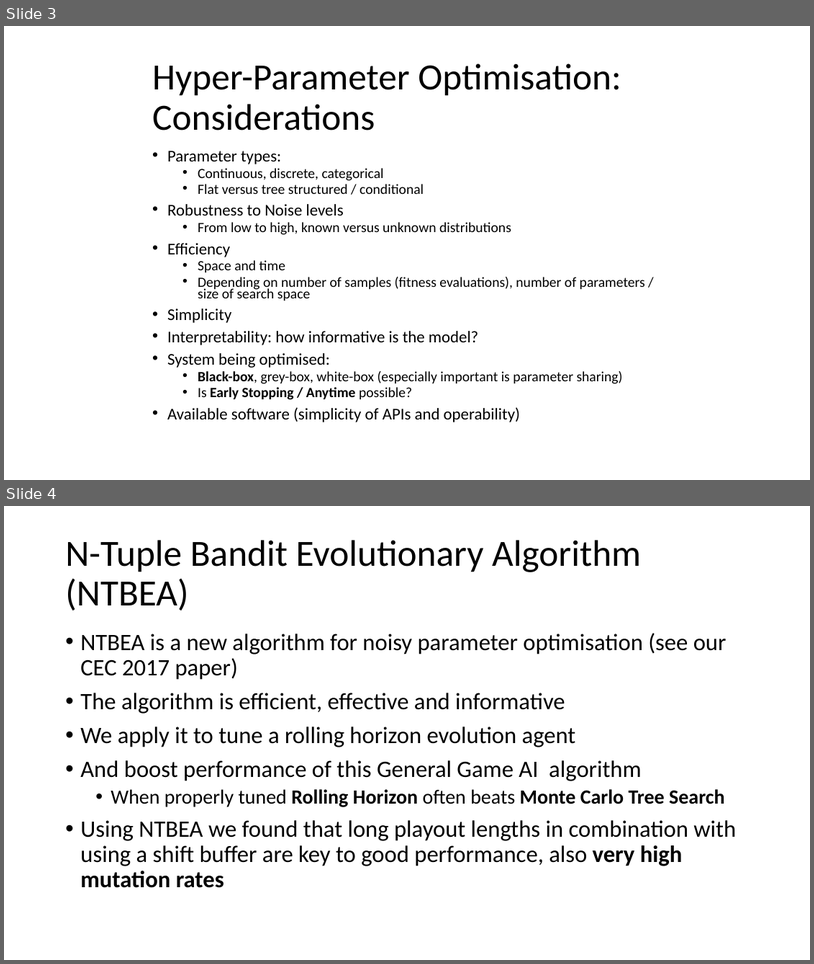
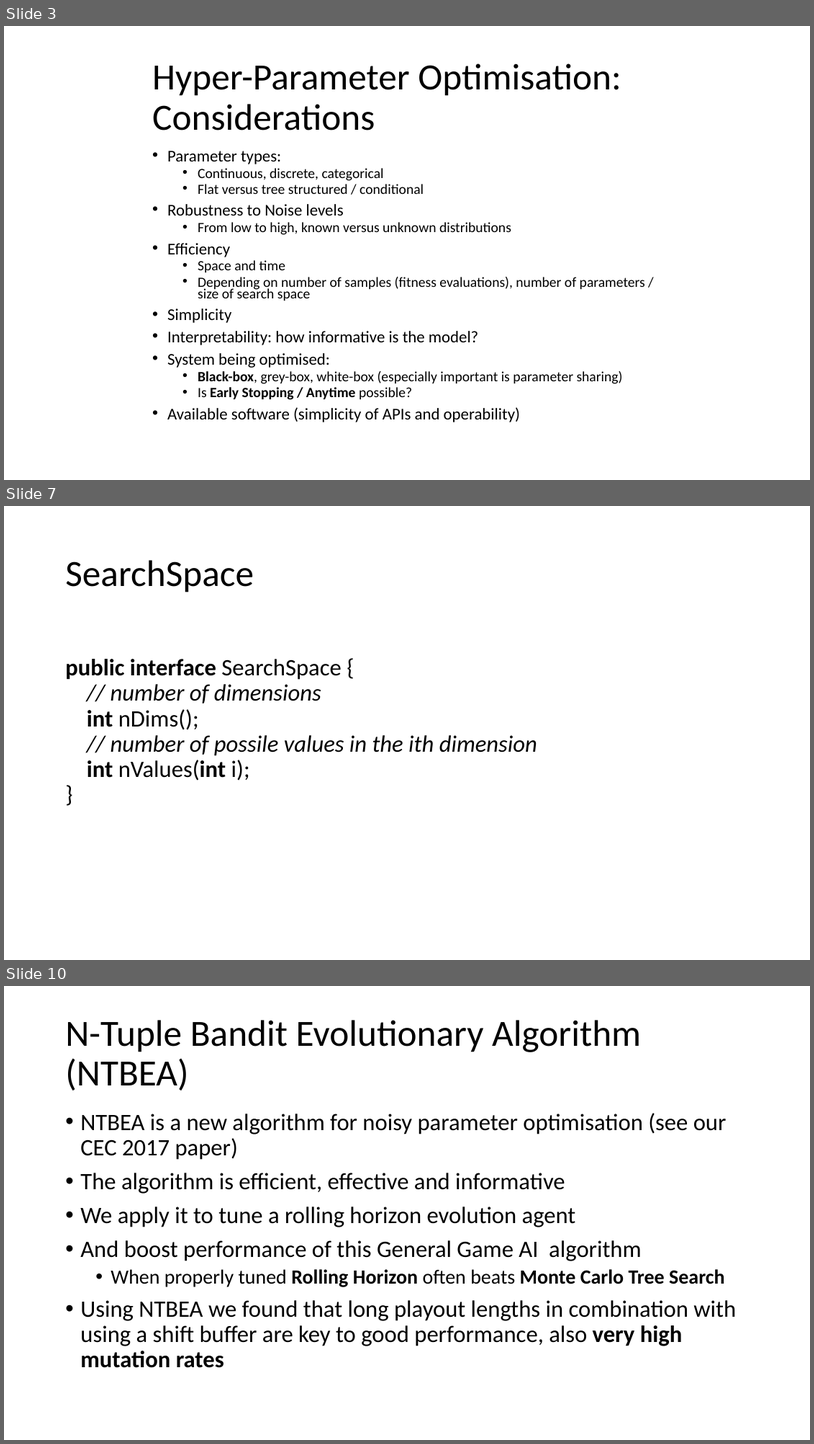
Before and after one commit to GAIGResearch/AIGD2, a slide deck: lectures/NTBEA 2019.pptx. Shown one above the other, each under a label of ours: slides 3 and 4 before the commit, slides 3, 7 and 10 after it; the slides between them are not shown. The pictures are 814x964 and 814x1444 pixels, drawn with LibreOffice and Linux fonts; fonts in the diff are those of the drawing. Boxes give left, top, right and bottom in pixels: in the first picture for what was removed or moved away, otherwise in the second. Text is boxed around its words. In the diff, an @@ line names an element or a change of style, - is before the commit and + after.

```diff
--- a/lectures/NTBEA 2019.pptx
+++ b/lectures/NTBEA 2019.pptx
@@ slide 7 added at (4, 506, 810, 960), background #FFFFFF @@
@@ title added at (65, 560, 254, 592), 44 pt, text #000000 @@
+SearchSpace
@@ text added at (65, 659, 538, 780), 28 pt, text #000000, italic @@
+public interface SearchSpace {
+// number of dimensions
+int nDims();
+// number of possile values in the ith dimension
+int nValues(int i);
+}
@@ what was slide 4 is now slide 10 @@
```
Also in this commit, not shown: 5 other slides added, 3 other files.
